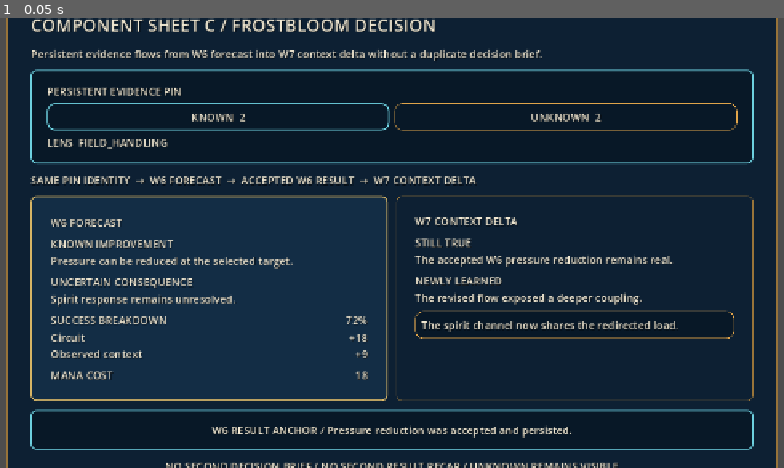
Above: before the commit, frame 1.
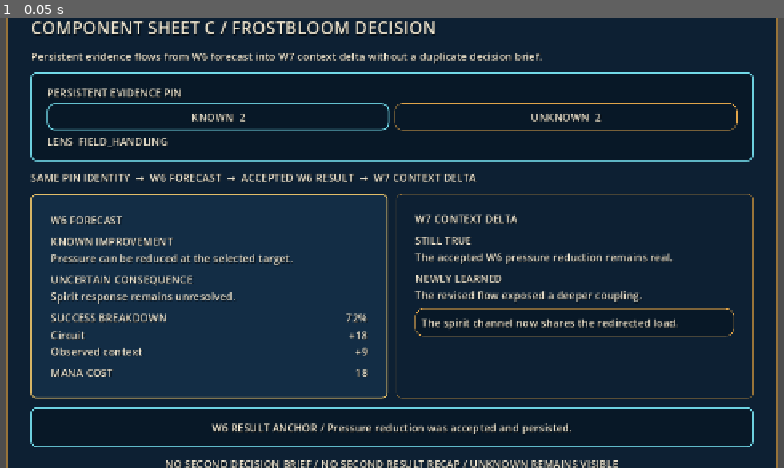
Above: after the commit, the same moment.

Repository: alsdmlals4-eng/GRIMOIRE-
Game: Godot game, scene res://src/ui/component_sheets/component_sheet_c_frostbloom_decision.tscn
The game is run twice, just before and just after one commit, with the same random seed, the same clock (stepped at 60 frames per second) and the same inputs. This scene is started directly instead of the project's main scene.
Inputs:
- Up to frame 1 (0.05 s): no input

The runs differ from the first frame. In frame 1, 13% of the frame differs, in the area x 3-97%, y 0-100%.

Commit message:
fix(ui): compact evidence pin without dropping uncertainty

Diff:
--- a/src/ui/components/evidence_pin.tscn
+++ b/src/ui/components/evidence_pin.tscn
@@ -3,20 +3,20 @@
 [ext_resource path="res://src/ui/components/evidence_pin.gd" type="Script" id="1"]
 
 [node name="EvidencePin" type="PanelContainer"]
-custom_minimum_size = Vector2(360, 118)
+custom_minimum_size = Vector2(360, 100)
 theme_type_variation = &"AcademyPanelPinned"
 script = ExtResource("1")
 
 [node name="Margin" type="MarginContainer" parent="."]
 layout_mode = 2
 theme_override_constants/margin_left = 14
-theme_override_constants/margin_top = 10
+theme_override_constants/margin_top = 8
 theme_override_constants/margin_right = 14
-theme_override_constants/margin_bottom = 10
+theme_override_constants/margin_bottom = 8
 
 [node name="Rows" type="VBoxContainer" parent="Margin"]
 layout_mode = 2
-theme_override_constants/separation = 7
+theme_override_constants/separation = 5
 
 [node name="Title" type="Label" parent="Margin/Rows"]
 layout_mode = 2
@@ -27,7 +27,7 @@
 theme_override_constants/separation = 8
 
 [node name="Known" type="PanelContainer" parent="Margin/Rows/Badges"]
-custom_minimum_size = Vector2(130, 40)
+custom_minimum_size = Vector2(130, 36)
 layout_mode = 2
 size_flags_horizontal = 3
 theme_type_variation = &"AcademyBadgeSelected"
@@ -39,7 +39,7 @@
 vertical_alignment = 1
 
 [node name="Unknown" type="PanelContainer" parent="Margin/Rows/Badges"]
-custom_minimum_size = Vector2(130, 40)
+custom_minimum_size = Vector2(130, 36)
 layout_mode = 2
 size_flags_horizontal = 3
 theme_type_variation = &"AcademyBadgeUnknown"
